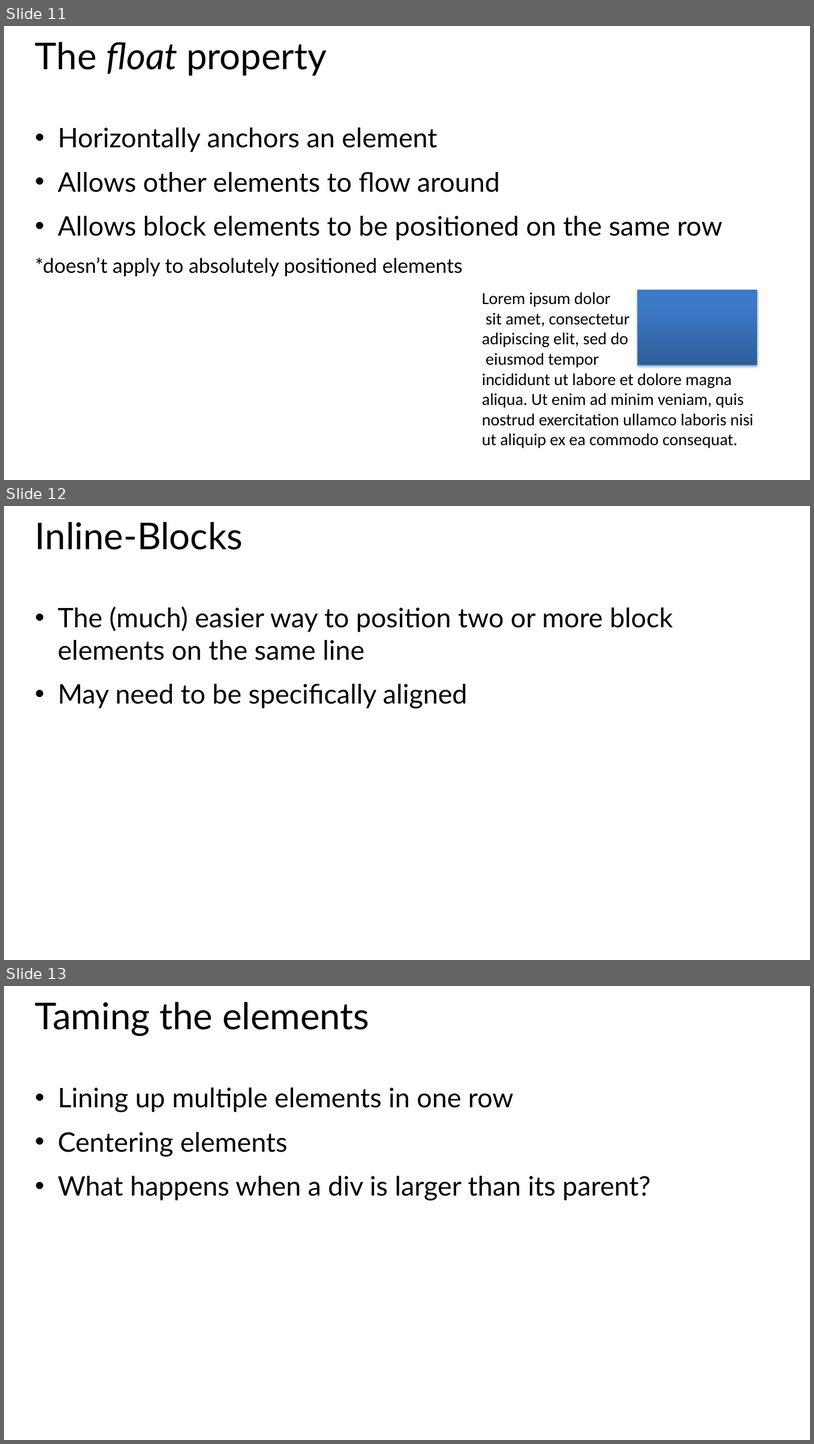
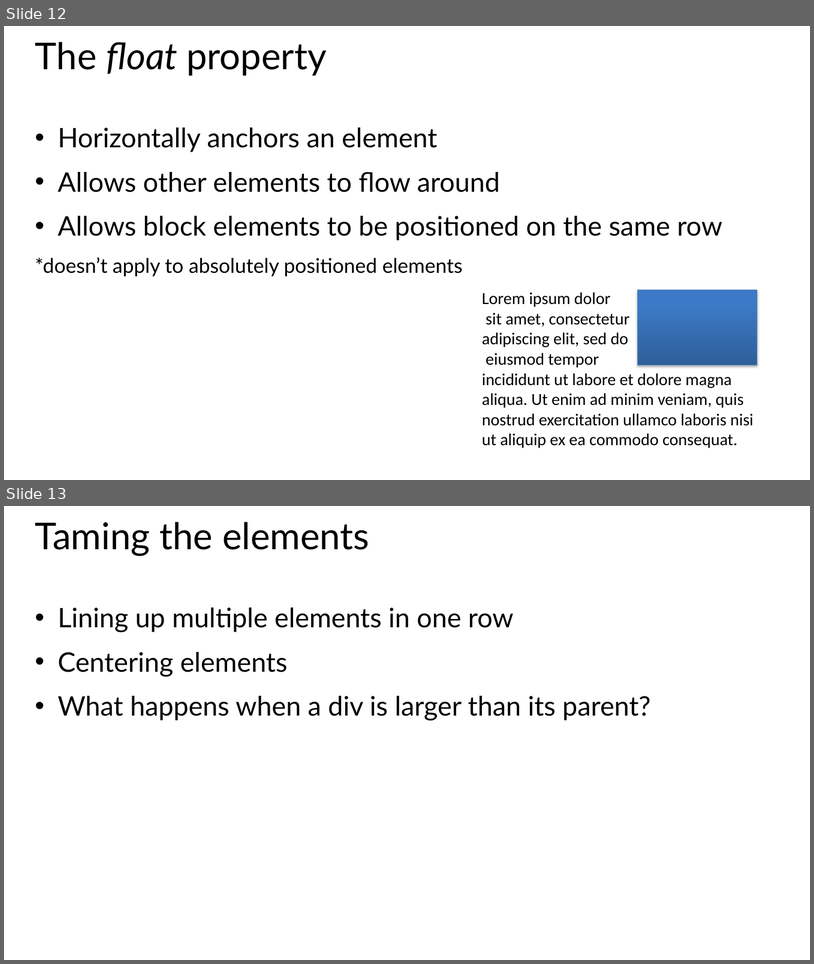
Before and after one commit to CharaD7/CSS-Style, a slide deck: Slides/Module 3.pptx. Shown one above the other, each under a label of ours: slides 11, 12 and 13 before the commit, slides 12 and 13 after it. The pictures are 814x1444 and 814x964 pixels, drawn with LibreOffice and Linux fonts; fonts in the diff are those of the drawing. Boxes give left, top, right and bottom in pixels: in the first picture for what was removed or moved away, otherwise in the second. Text is boxed around its words. In the diff, an @@ line names an element or a change of style, - is before the commit and + after.

```diff
--- a/Slides/Module 3.pptx
+++ b/Slides/Module 3.pptx
@@ slide 12 removed at [4, 506, 810, 960], background #FFFFFF @@
@@ title removed at [35, 522, 243, 550] @@
-Inline-Blocks
@@ text removed at [58, 606, 673, 709] @@
-• The (much) easier way to position two or more block elements on the same line
-• May need to be specifically aligned
@@ what was slide 11 is now slide 12 @@
```
Also in this commit, not shown: 3 slides changed, 1 slide added, 3 other files.
